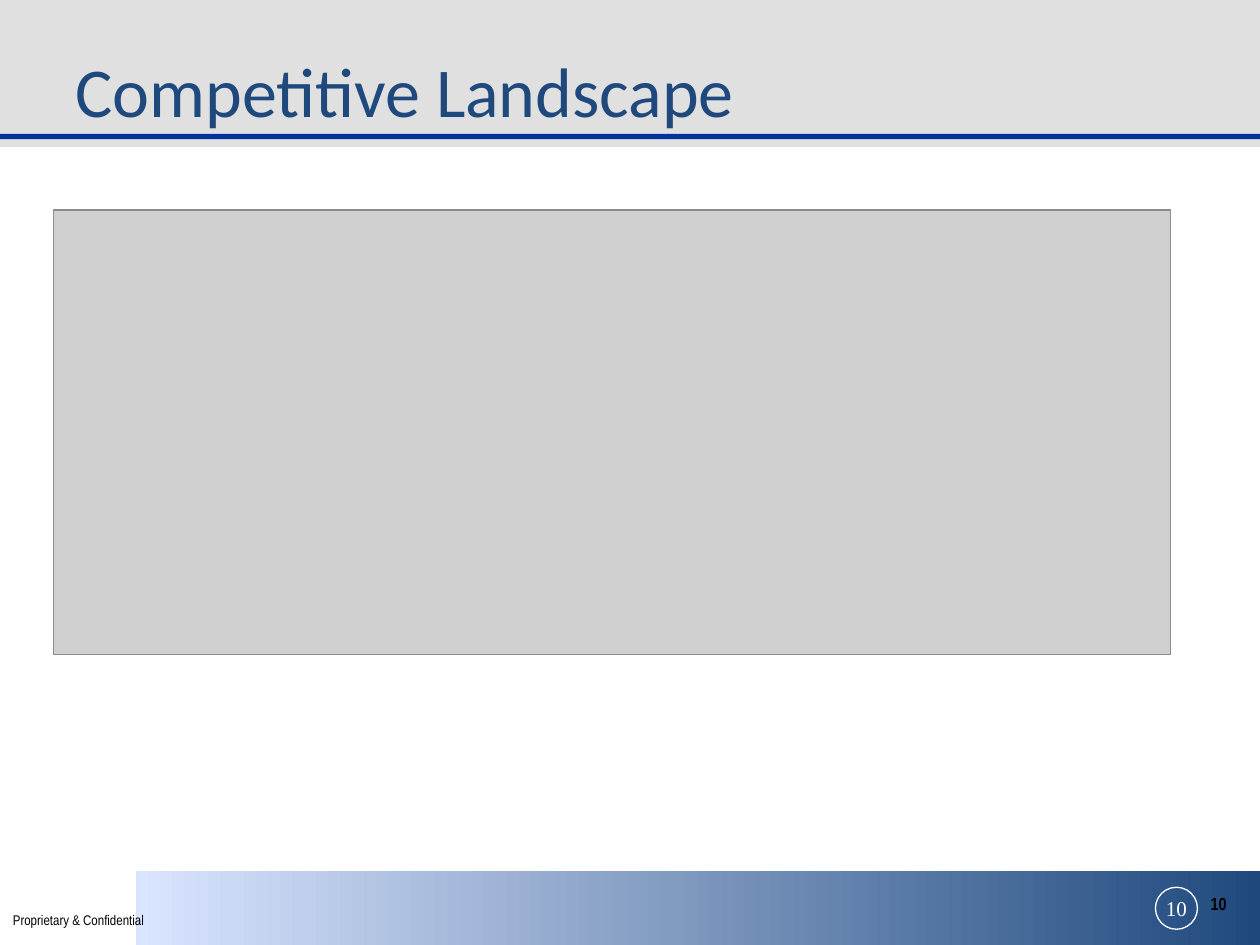
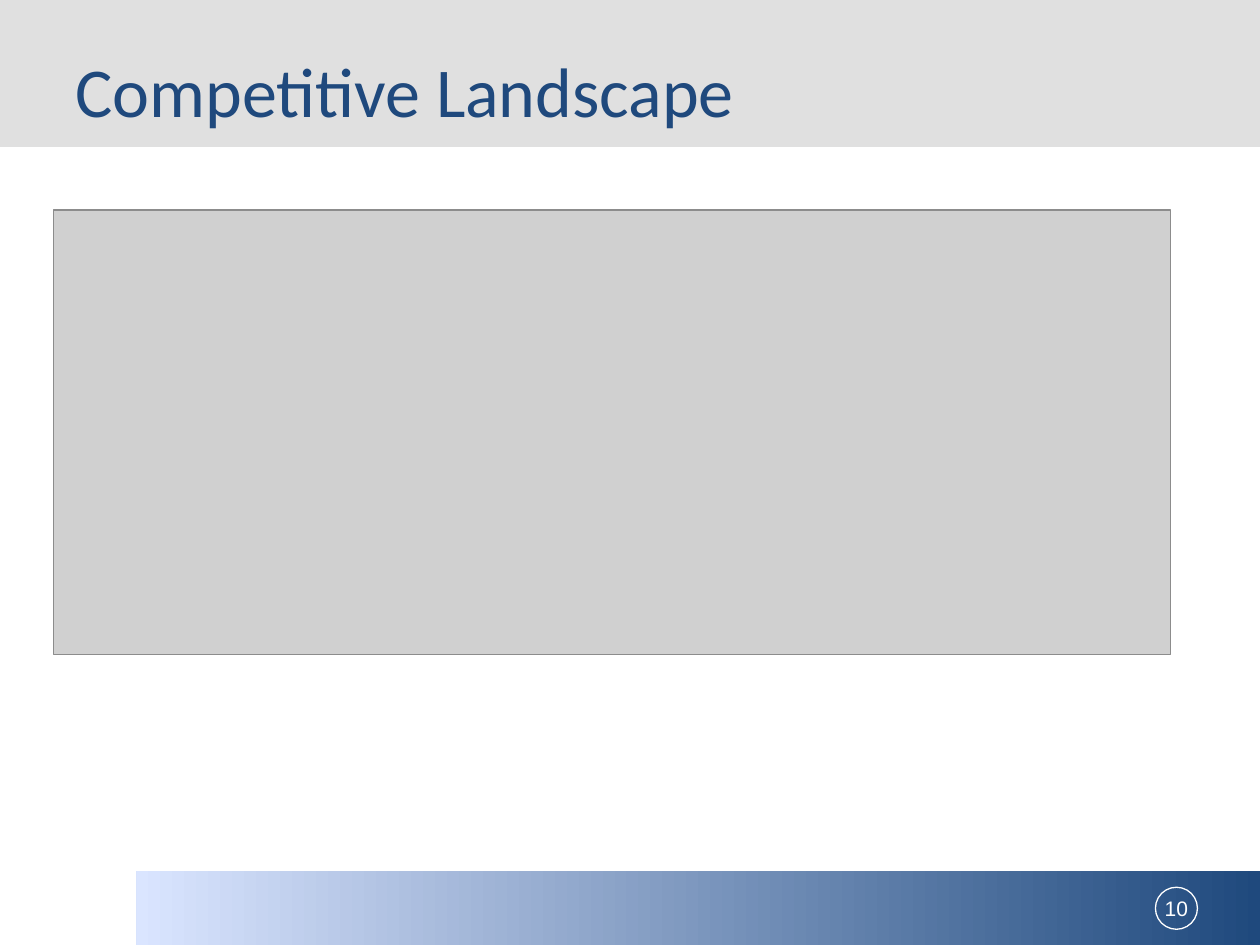
Before and after one commit to VegaCode/Presentations, a slide deck: slide 10 of app/nw_slides/625/625B.ppt. Drawn at 1260x945 pixels with LibreOffice and Linux fonts; fonts in the diff are those of the drawing; grey boxes stand for pictures; background and template pictures are left out. Boxes give left, top, right and bottom in pixels: in the first picture for what was removed or moved away, otherwise in the second. Text is boxed around its words. In the diff, an @@ line names an element or a change of style, - is before the commit and + after.

```diff
--- a/app/nw_slides/625/625B.ppt
+++ b/app/nw_slides/625/625B.ppt
@@ line removed from (0, 136) to (1260, 136) @@
@@ page number at [1165, 901, 1188, 916]: font Times New Roman to Arial @@
@@ text removed at [13, 914, 144, 928] @@
-Proprietary & Confidential
@@ page number removed at [1166, 902, 1187, 916] @@
-10
```
Also in this commit, not shown: 114 other slides changed, 24 other files.
